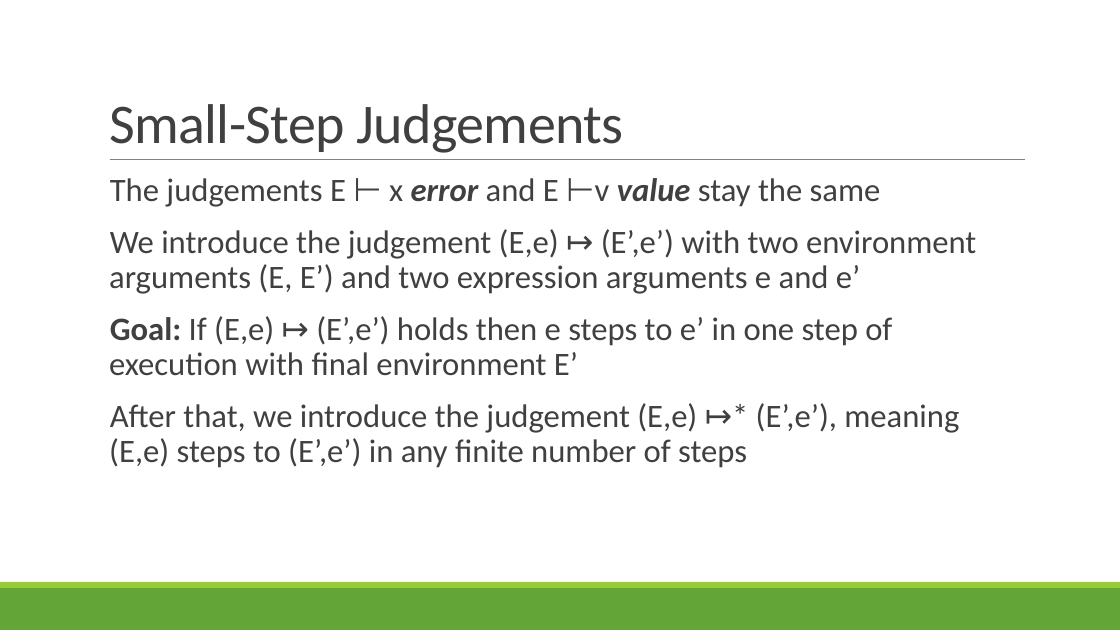
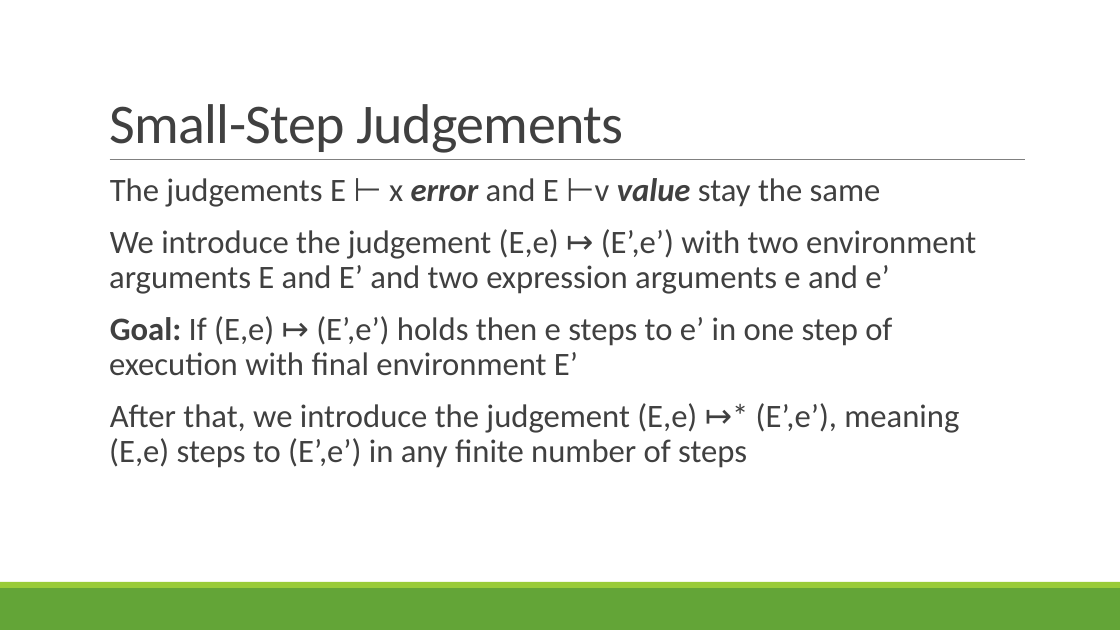
Before and after one commit to rbohrer/pl-course, a slide deck: slide 40 of LectureSlides/06OpSem.pptx. Drawn at 1120x630 pixels with LibreOffice and Linux fonts; fonts in the diff are those of the drawing. Boxes give left, top, right and bottom in pixels: in the first picture for what was removed or moved away, otherwise in the second. Text is boxed around its words. In the diff, an @@ line names an element or a change of style, - is before the commit and + after.

```diff
--- a/LectureSlides/06OpSem.pptx
+++ b/LectureSlides/06OpSem.pptx
@@ text at (109,229,976,294): text changed @@
-  We introduce the judgement (E,e) ↦ (E’,e’) with two environment arguments (E, E’) and two expression arguments e and e’
+  We introduce the judgement (E,e) ↦ (E’,e’) with two environment arguments E and E’ and two expression arguments e and e’
```
Also in this commit, not shown: 5 other slides changed.
